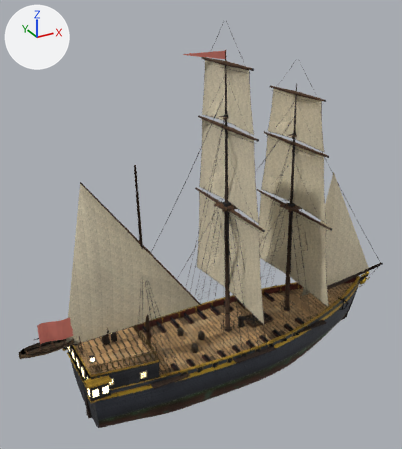
One commit to the glTF model public/models/ships/fleut.glb: the scene before it, then after it.
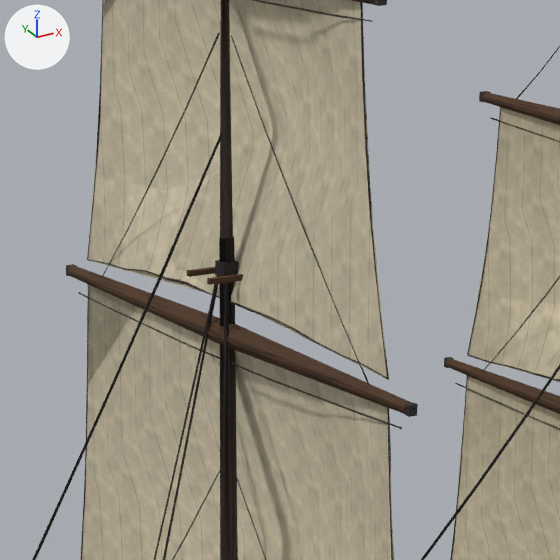
The first picture shows the older version from a 50 mm lens placed at (-30.3, -47.3, 41.1), pointed at (-3.5, 1.6, 16.6). The close-ups show the older and then the newer version on the part from 46% to 71% of the width and 15% to 37% of the height of that picture. Only the edits that show in the close-ups are written down. Every picture has the same lights, and +X, +Y and +Z are marked at upper left. Where no turn or scale is listed for an object, it has been applied to the vertices. Vertices at exactly the same position are counted once.

The first close-up shows 'LOD0_Wood', 'LOD0_m0_SquareSail', 'LOD0_m0_SquareYards', 'LOD0_m1_SquareSail', 'LOD0_m1_SquareYards', 'LOD1_Wood', 'LOD1_m0_SquareSail', 'LOD1_m1_SquareSail', 'LOD2_m0_SquareSail', 'LOD2_m1_SquareSail' and 5 more.
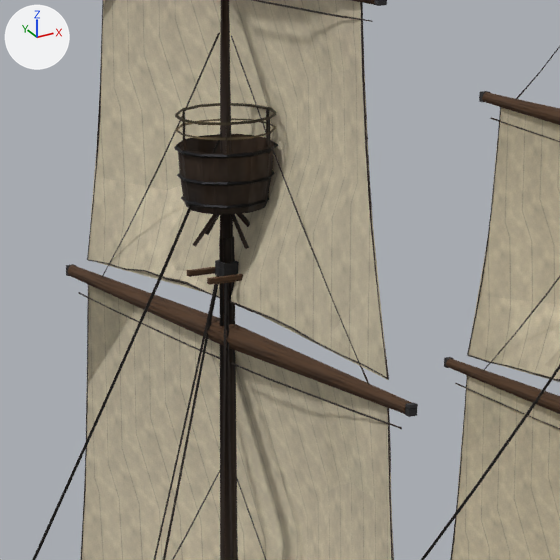
The edits, one by one:
me_lod0_body is used by ob_lod0_body; location (0.0, 0.0, 0.0).
me_lod0_body had 5518 vertices, 8430 faces and spanned x -18.7..21.6, y -6.3..6.3, z -3.6..17.1.
me_lod0_body now has 5870 vertices, 9078 faces and spans x -18.7..21.6, y -6.3..6.3, z -3.6..30.8.
me_lod0_body part 1: a new loose piece of 48 vertices spanning x -2.3..-0.8, y -0.8..0.8, z 29.8..29.9, in mat_fleut_atlas.
me_lod0_body part 2: a new loose piece of 48 vertices spanning x -2.4..-0.7, y -0.8..0.8, z 30.2..30.3, in mat_fleut_atlas.
me_lod0_body part 3: a new loose piece of 48 vertices spanning x -2.4..-0.7, y -0.9..0.9, z 30.7..30.8, in mat_fleut_atlas.
Other edits to the shape of me_lod0_body do not show in these pictures.
me_lod0_wood is used by ob_lod0_wood; location (0.0, 0.0, 0.0).
me_lod0_wood had 6010 vertices, 8948 faces and spanned x -24.4..23.8, y -6.2..6.2, z -3.8..34.9.
me_lod0_wood now has 6816 vertices, 10116 faces and spans x -24.4..23.8, y -6.2..6.2, z -3.8..34.9.
me_lod0_wood part 4: the loose piece of 6 vertices spanning x -1.2, y 1.0..1.1, z 19.0..19.4 is copied, and the copy is moved by (0.5, -1.0, 11.8); it spans x -0.8..-0.7, y 0.0, z 30.7..31.3.
me_lod0_wood part 5: the loose piece of 6 vertices spanning x -1.2, y -1.1..-1.0, z 19.0..19.4 is copied, and the copy is moved by (0.1, 0.3, 11.8); it spans x -1.2..-1.1, y -0.7, z 30.7..31.3.
me_lod0_wood part 6: the loose piece of 6 vertices spanning x -2.2..-2.1, y 1.0..1.1, z 18.9..19.4 is copied, and the copy is moved by (-0.2, -1.0, 11.8); it spans x -2.4, y 0.0, z 30.6..31.2.
me_lod0_wood part 7: 164 vertices added at x -2.4..-0.7, y -0.9..0.9, z 29.1..31.3.
Other edits to the shape of me_lod0_wood do not show in these pictures.
me_lod1_wood is used by ob_lod1_wood; location (0.0, 0.0, 0.0).
me_lod1_wood had 461 vertices, 632 faces and spanned x -18.7..23.6, y -5.5..5.5, z -3.8..34.9.
me_lod1_wood now has 573 vertices, 808 faces and spans x -18.7..23.6, y -5.5..5.5, z -3.8..34.9.
me_lod1_wood part 8: a new loose piece of 40 vertices spanning x -2.4..-0.7, y -0.8..0.8, z 29.7..30.8, in mat_fleut_wood.
Other edits to the shape of me_lod1_wood do not show in these pictures.

Location of each change, (x1, y1, x2, y2) in pixels of the close-ups (560 x 560 px):
'LOD1_Wood', reshaped
    before: (219, 1, 238, 560)
    after: (179, 1, 273, 560)
'LOD0_Body', reshaped (not visible before)
    after: (174, 134, 278, 209)
part 1 of me_lod0_body, added
    after: (181, 196, 269, 209)
part 2 of me_lod0_body, added
    after: (177, 170, 275, 186)
part 3 of me_lod0_body, added
    after: (174, 134, 278, 158)
part 4 of me_lod0_wood, added
    after: (266, 108, 269, 144)
part 5 of me_lod0_wood, added
    after: (268, 119, 270, 154)
part 6 of me_lod0_wood, added
    after: (183, 122, 185, 156)
part 7 of me_lod0_wood, added
    after: (175, 103, 276, 249)
part 8 of me_lod1_wood, added
    after: (179, 134, 273, 215)
